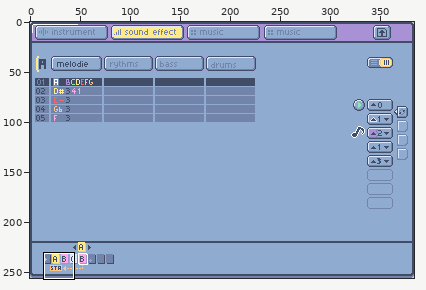
Pixel-art file: tiny-cli/mockup-sfx2.aseprite. Above, an overview of the earlier version with the close-up marked.
Close-up. Before:
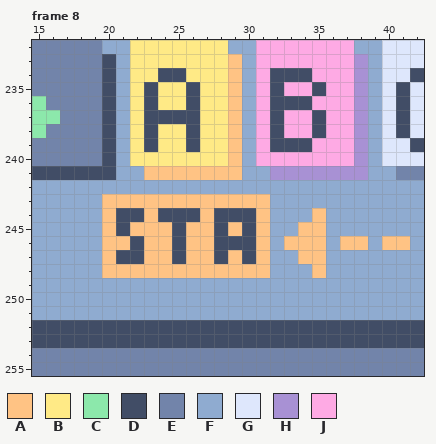
384x256 pixels, 8 frames. Shown: frame 8: x 15..42, y 232..255.
Visible layers, top first: "Layer 11 #2", "grid #2", "Layer 11", "Layer 10", "Layer 8", "Layer 5 #2", "Layer 2", "Layer 4", "grid", "Layer 6", "Layer 1", "Layer 5", "Layer 7", "background".
Palette (. is transparent): A #ffc384  B #ffea86  C #8ce8ab  D #414d66  E #7284aa  F #8fabd0  G #dee7fc  H #a891d4  J #feaae4
Pixels before, frame 8, first column x 15:
232 EEEEEFFBBBBBBBFFJJJJJJJFFGGG
233 EEEEEDFBBBBBBBAFJJJJJJJHFGGG
234 EEEEEDFBBDDBBBAFJDDDJJJHFGGD
235 EEEEEDFBDBBDBBAFJDJJDJJHFGDG
236 CEEEEDFBDBBDBBAFJDDDJJJHFGDG
237 CCEEEDFBDDDDBBAFJDJJDJJHFGDG
238 CEEEEDFBDBBDBBAFJDJJDJJHFGDG
239 EEEEEDFBDBBDBBAFJDDDJJJHFGGD
240 EEEEEDFBBBBBBBAFJJJJJJJHFGGG
241 DDDDDDFFAAAAAAAFFHHHHHHHFFEE
242 FFFFFFFFFFFFFFFFFFFFFFFFFFFF
243 FFFFFAAAAAAAAAAAAFFFFFFFFFFF
244 FFFFFADDADDDADDDAFFFAFFFFFFF
245 FFFFFADAAADAADADAFFAAFFFFFFF
246 FFFFFAADAADAADDDAFAAAFAAFAAF
247 FFFFFADDAADAADADAFFAAFFFFFFF
248 FFFFFAAAAAAAAAAAAFFFAFFFFFFF
249 FFFFFFFFFFFFFFFFFFFFFFFFFFFF
250 FFFFFFFFFFFFFFFFFFFFFFFFFFFF
251 FFFFFFFFFFFFFFFFFFFFFFFFFFFF
252 DDDDDDDDDDDDDDDDDDDDDDDDDDDD
253 DDDDDDDDDDDDDDDDDDDDDDDDDDDD
254 EEEEEEEEEEEEEEEEEEEEEEEEEEEE
255 EEEEEEEEEEEEEEEEEEEEEEEEEEEE
New version:
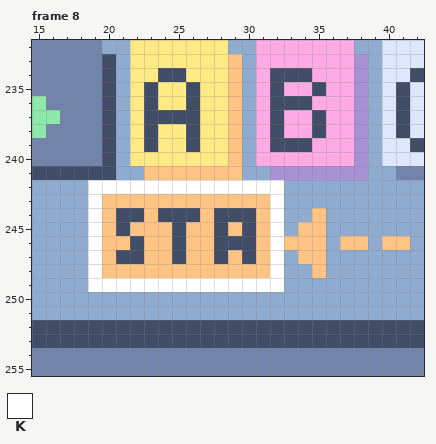
Colours new in this view: K #ffffff
The edit:
Frame 8, layer "Layer 11 #2":
y 242: x 19..32 FFFFFFFFFFFFFF -> KKKKKKKKKKKKKK
y 243..248: x 19 F -> K; x 32 F -> K
y 249: x 19..32 FFFFFFFFFFFFFF -> KKKKKKKKKKKKKK
Pixel boxes of the changes (left, top, right, bottom) in both close-ups:
changed: (88, 180, 284, 292)
